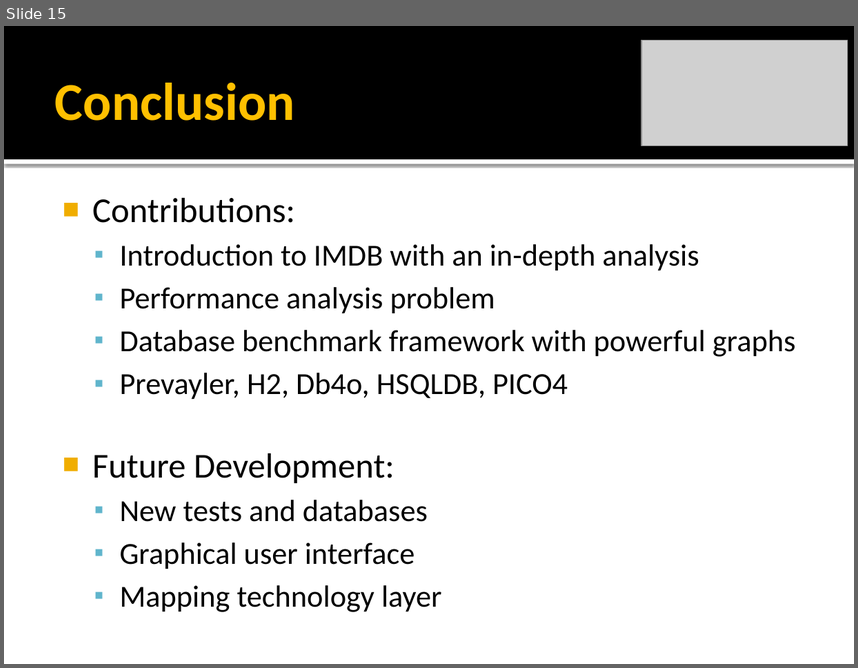
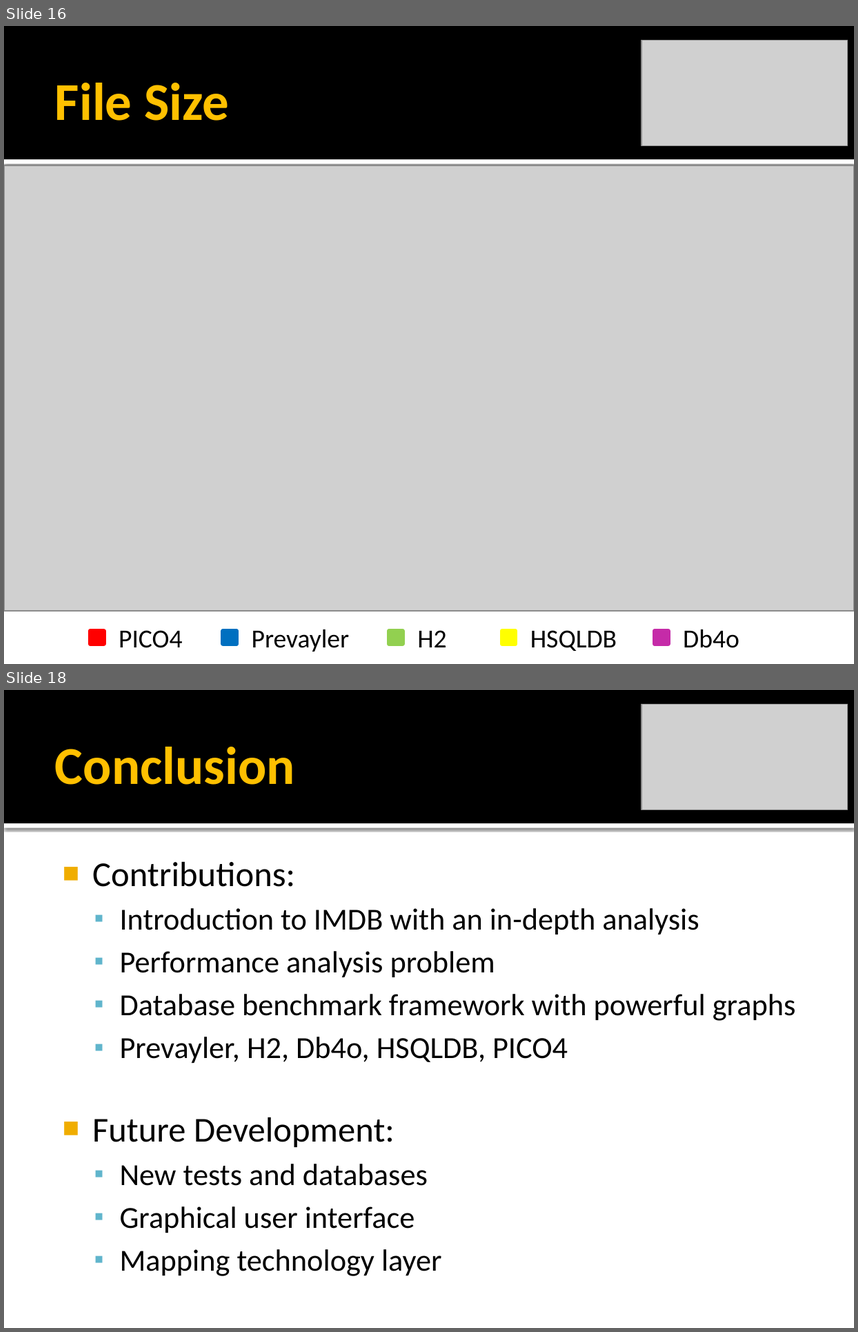
Before and after one commit to rickilama54/portable-db-bench, a slide deck: tesi/presentazione/Barbagallo-IMDB.pptx. Shown one above the other, each under a label of ours: slide 15 before the commit, slides 16 and 18 after it; the slides between them are not shown. The pictures are 858x668 and 858x1332 pixels, drawn with LibreOffice and Linux fonts; fonts in the diff are those of the drawing; grey boxes stand for pictures. Boxes give left, top, right and bottom in pixels: in the first picture for what was removed or moved away, otherwise in the second. Text is boxed around its words. In the diff, an @@ line names an element or a change of style, - is before the commit and + after.

```diff
--- a/tesi/presentazione/Barbagallo-IMDB.pptx
+++ b/tesi/presentazione/Barbagallo-IMDB.pptx
@@ slide 16 added at [4,26,854,664], background #FFFFFF; not listed: 2 template elements that a slide beside it also shows @@
@@ picture added at [642,40,847,146] @@
@@ title added at [55,83,229,121], 45 pt, text #FFC000, bold @@
+File Size
@@ picture added at [4,165,854,610] @@
@@ rectangle added at [91,630,104,644], fill #FF0000, outline #FF0000 3.78 pt @@
@@ text added at [119,630,182,648], 22 pt, text #000000 @@
+PICO4
@@ rectangle added at [223,630,237,644], fill #0070C0, outline #0070C0 3.78 pt @@
@@ text added at [252,629,350,651], 22 pt, text #000000 @@
+Prevayler
@@ rectangle added at [389,630,403,644], fill #92D050, outline #92D050 3.78 pt @@
@@ text added at [417,630,446,647], 22 pt, text #000000 @@
+H2
@@ rectangle added at [502,630,516,644], fill #FFFF00, outline #FFFF00 3.78 pt @@
@@ text added at [530,630,617,650], 22 pt, text #000000 @@
+HSQLDB
@@ rectangle added at [655,630,668,644], fill #C52BA8, outline #C52BA8 3.78 pt @@
@@ text added at [683,629,740,648], 22 pt, text #000000 @@
+Db4o
@@ what was slide 15 is now slide 18 @@
```
Also in this commit, not shown: 7 slides changed, 2 other slides added.
